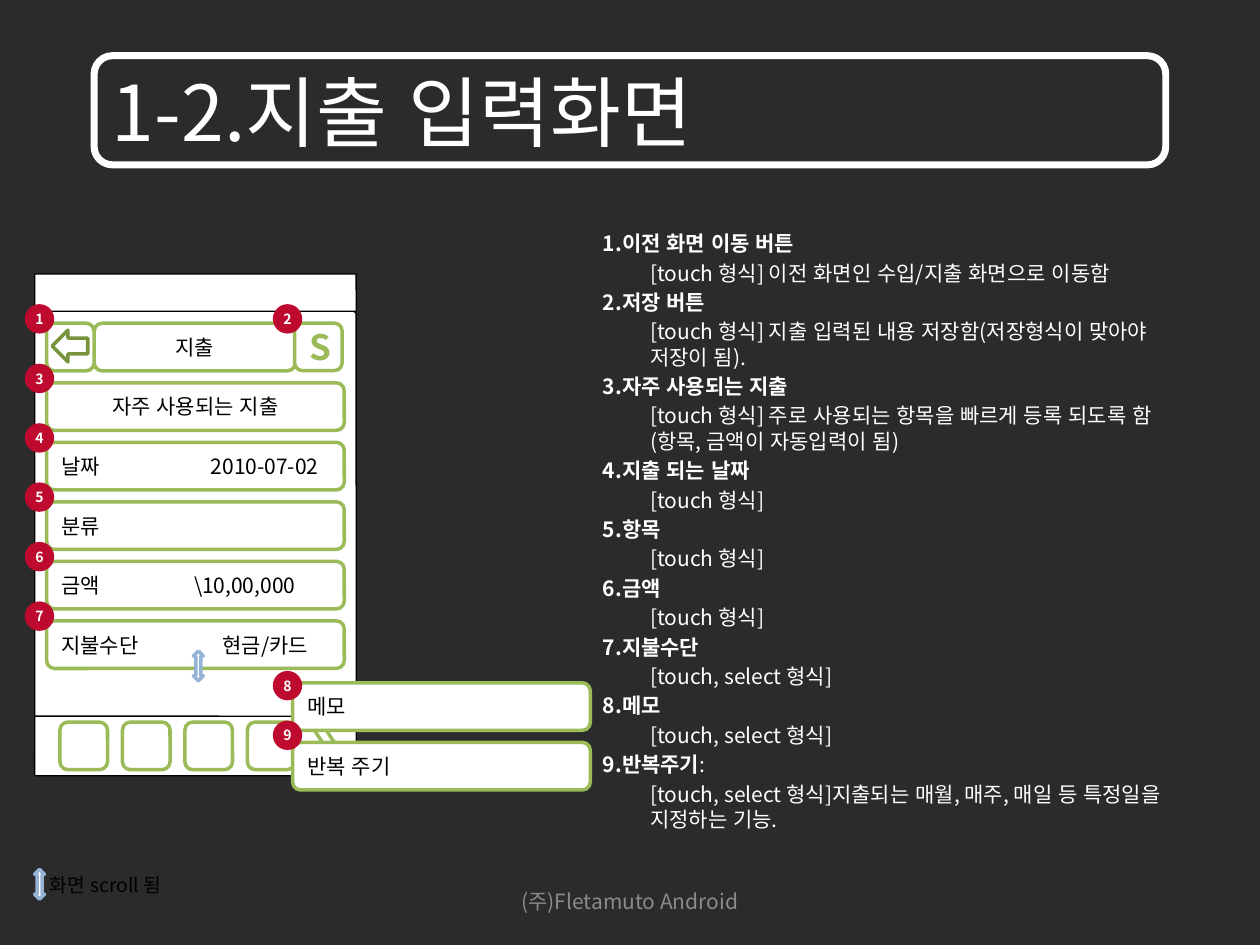
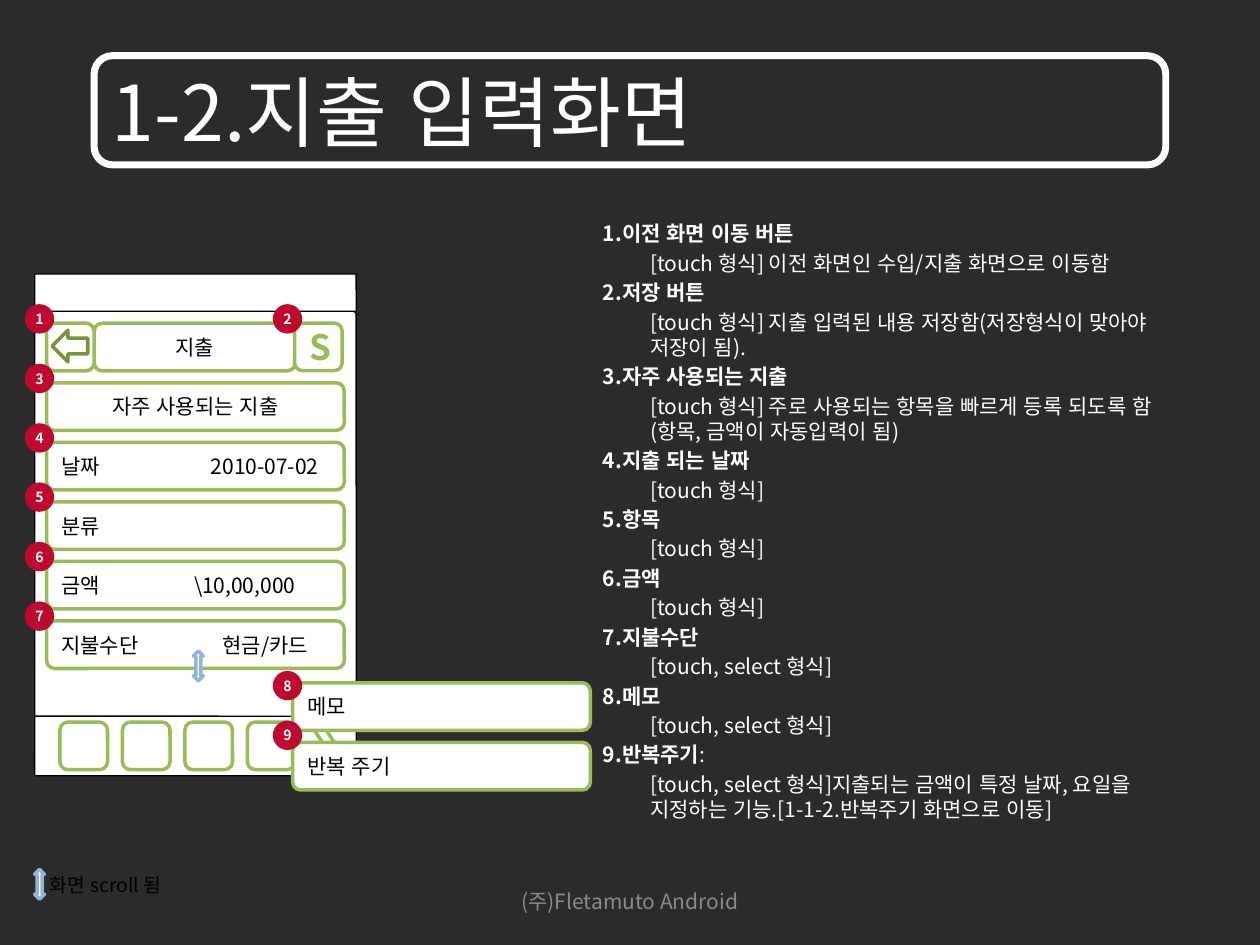
Before and after one commit to limjunghoon/fmfinance, a slide deck: slide 5 of trunk/DOC/GUI/재테크를 위한 어플리케이션 GUI_100712.pptx. Drawn at 1260x945 pixels with LibreOffice and Linux fonts; fonts in the diff are those of the drawing; background and template pictures are left out; a plain dark background stands for a picture behind light text. Boxes give left, top, right and bottom in pixels: in the first picture for what was removed or moved away, otherwise in the second. Text is boxed around its words. In the diff, an @@ line names an element or a change of style, - is before the commit and + after.

```diff
--- a/trunk/DOC/GUI/재테크를 위한 어플리케이션 GUI_100712.pptx
+++ b/trunk/DOC/GUI/재테크를 위한 어플리케이션 GUI_100712.pptx
@@ text "1.이전 화면 이동 버튼": place and size @@
-text "1.이전 화면 이동 버튼" at (603,233,1160,829)
+text "1.이전 화면 이동 버튼" at (603,223,1151,821)
@@ text at (650,774,1131,821): text changed @@
-[touch, select 형식]지출되는 매월, 매주, 매일 등 특정일을 지정하는 기능.
+[touch, select 형식]지출되는 금액이 특정 날짜, 요일을 지정하는 기능.[1-1-2.반복주기 화면으로 이동]
```
Also in this commit, not shown: 18 other slides changed, 5 slides added, 2 slides removed.
